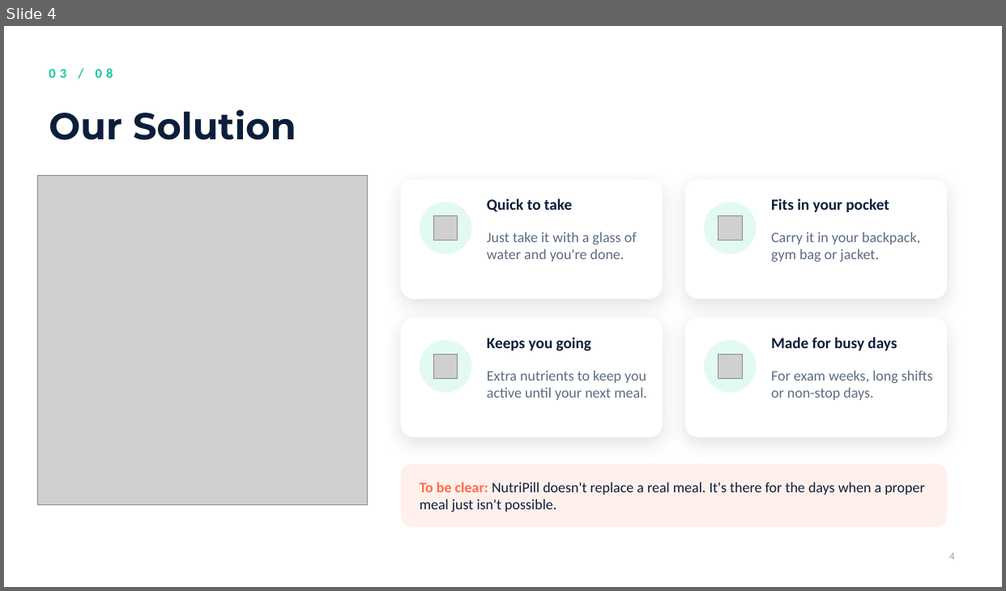
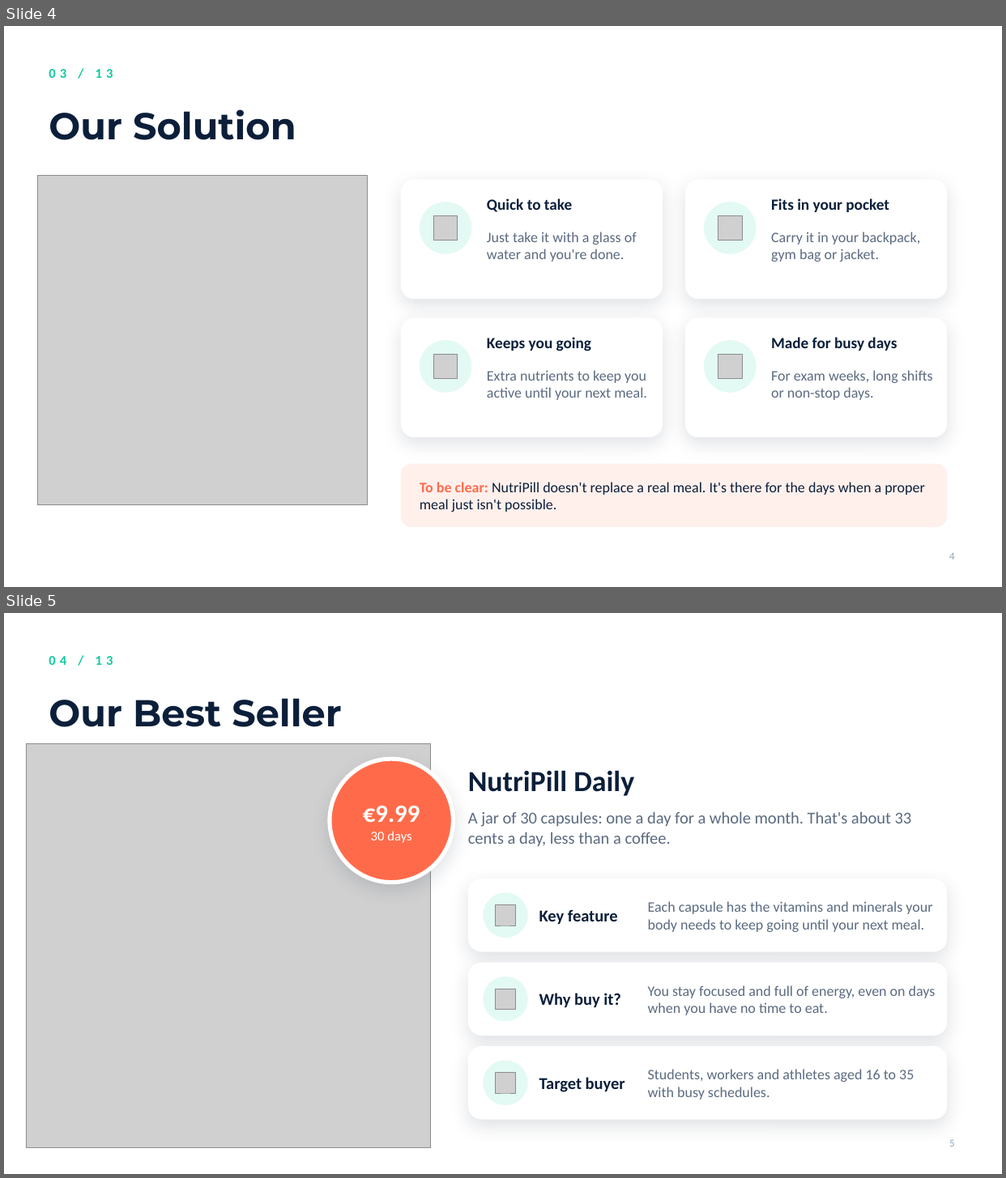
Before and after one commit to Johnporkthethird/english-presentaiton-, a slide deck: NutriPill.pptx. Shown one above the other, each under a label of ours: slide 4 before the commit, slides 4 and 5 after it. The pictures are 1006x591 and 1006x1178 pixels, drawn with LibreOffice and Linux fonts; fonts in the diff are those of the drawing; grey boxes stand for pictures; background and template pictures are left out. Boxes give left, top, right and bottom in pixels: in the first picture for what was removed or moved away, otherwise in the second. Text is boxed around its words. In the diff, an @@ line names an element or a change of style, - is before the commit and + after.

```diff
--- a/NutriPill.pptx
+++ b/NutriPill.pptx
@@ slide 5 added at [4, 613, 1002, 1174], background picture (left out) @@
@@ text added at [49, 656, 113, 665], 13 pt, text #14C9A1, bold @@
+04 / 13
@@ title added at [49, 698, 342, 727], 36 pt, text #0B1F3A, bold @@
+Our Best Seller
@@ picture added at [27, 744, 431, 1148] @@
@@ ellipse added at [330, 759, 454, 883], fill #FF6B4A, outline #FFFFFF 4 pt @@
@@ text added at [468, 770, 634, 796], 28 pt, text #0B1F3A, bold @@
+NutriPill Daily
@@ text added at [363, 806, 420, 843], 13 pt, text #FFFFFF @@
+€9.99
+30 days
@@ text added at [468, 811, 912, 847], 16 pt, text #5B6B80 @@
+A jar of 30 capsules: one a day for a whole month. That's about 33 cents a day, less than a coffee.
@@ rounded rectangle added at [468, 879, 948, 952], fill #FFFFFF @@
@@ ellipse added at [484, 893, 528, 938], fill #E3FAF4 @@
@@ text added at [648, 901, 932, 932], 14 pt, text #5B6B80 @@
+Each capsule has the vitamins and minerals your body needs to keep going until your next meal.
@@ picture added at [495, 905, 516, 926] @@
@@ text added at [539, 909, 618, 925], 16 pt, text #0B1F3A, bold @@
+Key feature
@@ rounded rectangle added at [468, 963, 948, 1036], fill #FFFFFF @@
@@ ellipse added at [484, 977, 528, 1022], fill #E3FAF4 @@
@@ picture added at [495, 989, 516, 1010] @@
@@ text added at [539, 993, 621, 1008], 16 pt, text #0B1F3A, bold @@
+Why buy it?
@@ text added at [648, 986, 936, 1016], 14 pt, text #5B6B80 @@
+You stay focused and full of energy, even on days when you have no time to eat.
@@ rounded rectangle added at [468, 1046, 948, 1120], fill #FFFFFF @@
@@ ellipse added at [484, 1061, 528, 1105], fill #E3FAF4 @@
@@ picture added at [495, 1072, 516, 1093] @@
@@ text added at [648, 1069, 914, 1100], 14 pt, text #5B6B80 @@
+Students, workers and athletes aged 16 to 35 with busy schedules.
@@ text added at [539, 1077, 625, 1093], 16 pt, text #0B1F3A, bold @@
+Target buyer
@@ page number added at [949, 1140, 954, 1147], 10 pt, text #8FA3B8 @@
+5
@@ slide 4 changed as well @@
@@ text at [49, 69, 113, 78]: text changed @@
-03 / 08
+03 / 13
```
Also in this commit, not shown: 8 other slides changed, 4 other slides added, 5 other files.
